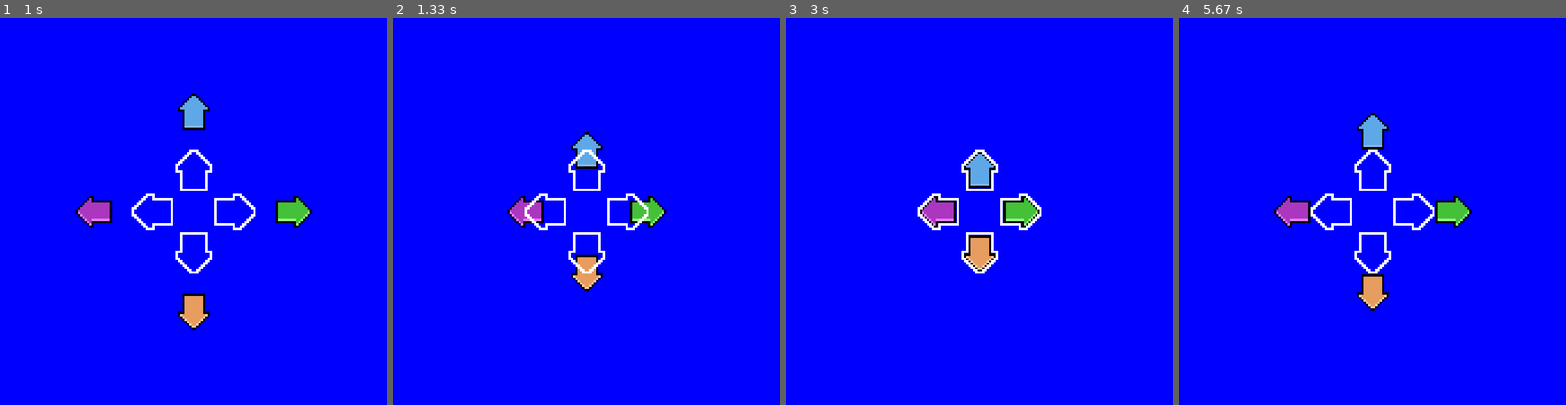
Above: before the commit, frames 1-4 (left to right).
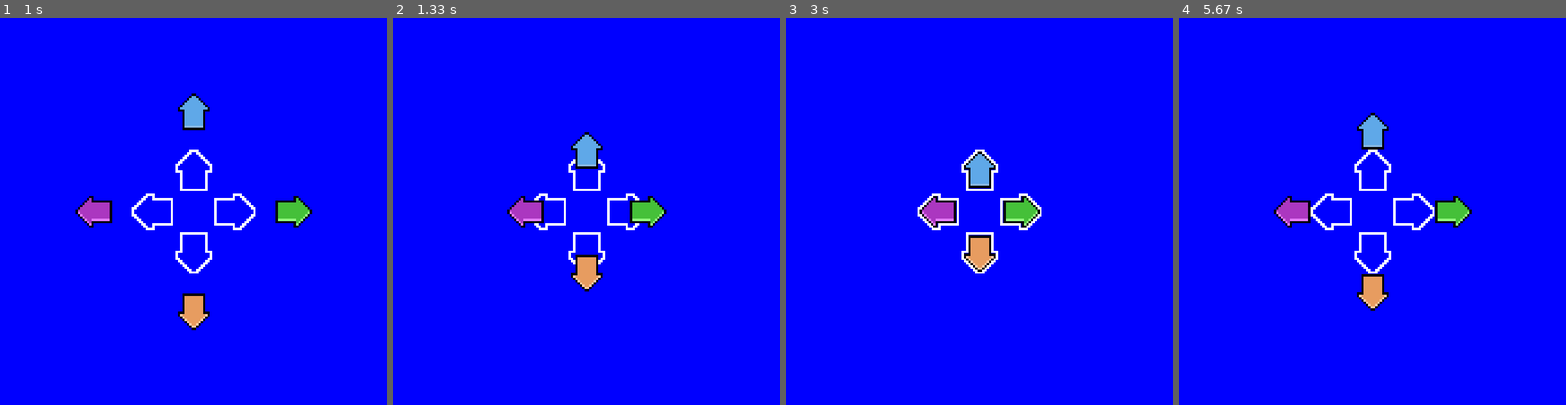
Above: after the commit, the same moments.

Repository: EnzoLuidge/PyGame
Game: pygame game, started from Jogo.py
Same seed, same stepped clock (60 frames per second), same inputs: the game is played once before the commit and once after it.
Inputs:
- Up to frame 1 (1 s): no input
- Up to frame 2 (1.33 s): no input
- Up to frame 3 (3 s): no input
- Up to frame 4 (5.67 s): no input

Frame 1 is identical in both runs. In frame 2, 0.2% of the frame differs, in the area x 34-66%, y 34-66%; in frame 3, less than 0.1%; in frame 4, less than 0.1%.

Commit message:
classe mãe

Diff:
--- a/Jogo.py
+++ b/Jogo.py
@@ -46,6 +46,9 @@
 ##definindo uma classe para cada uma das setas
 class seta_left(pygame.sprite.Sprite):
     def __init__(self):
+        #construtor da classe mãe (Sprite)
+        pygame.sprite.Sprite.__init__(self)
+
         self.image = assets['left']
         self.rect = self.image.get_rect()
         self.rect.x = -button_width
@@ -61,6 +64,9 @@
 
 class seta_up(pygame.sprite.Sprite):
     def __init__(self):
+        #construtor da classe mãe (Sprite)
+        pygame.sprite.Sprite.__init__(self)
+
         self.image = assets['up']
         self.rect = self.image.get_rect()
         self.rect.centerx = WIDTH/2
@@ -76,6 +82,9 @@
 
 class seta_right(pygame.sprite.Sprite):
     def __init__(self):
+        #construtor da classe mãe (Sprite)
+        pygame.sprite.Sprite.__init__(self)
+
         self.image = assets['right']
         self.rect = self.image.get_rect()
         self.rect.x = WIDTH
@@ -91,6 +100,9 @@
 
 class seta_down(pygame.sprite.Sprite):
     def __init__(self):
+        #construtor da classe mãe (Sprite)
+        pygame.sprite.Sprite.__init__(self)
+
         self.image = assets['down']
         self.rect = self.image.get_rect()
         self.rect.centerx = WIDTH/2
@@ -106,6 +118,9 @@
 
 class seta_left_space(pygame.sprite.Sprite):
     def __init__(self):
+        #construtor da classe mãe (Sprite)
+        pygame.sprite.Sprite.__init__(self)
+
         self.image = assets['left_space']
         self.rect = self.image.get_rect()
         self.rect.centerx = WIDTH/2-button_width
@@ -113,6 +128,9 @@
 
 class seta_up_space(pygame.sprite.Sprite):
     def __init__(self):
+        #construtor da classe mãe (Sprite)
+        pygame.sprite.Sprite.__init__(self)
+
         self.image = assets['up_space']
         self.rect = self.image.get_rect()
         self.rect.centerx = WIDTH/2
@@ -120,6 +138,9 @@
 
 class seta_down_space(pygame.sprite.Sprite):
     def __init__(self):
+        #construtor da classe mãe (Sprite)
+        pygame.sprite.Sprite.__init__(self)
+
         self.image = assets['down_space']
         self.rect = self.image.get_rect()
         self.rect.centerx = WIDTH/2
@@ -127,6 +148,9 @@
 
 class seta_right_space(pygame.sprite.Sprite):
     def __init__(self):
+        #construtor da classe mãe (Sprite)
+        pygame.sprite.Sprite.__init__(self)
+
         self.image = assets['right_space']
         self.rect = self.image.get_rect()
         self.rect.centerx = WIDTH/2+button_width
@@ -170,20 +194,18 @@
 
     window.fill((0, 0, 255))
 
+    ##mostrando a imagem das setas vazias
+    window.blit(setaleftspace.image, setaleftspace.rect)
+    window.blit(setaupspace.image,setaupspace.rect)
+    window.blit(setadownspace.image,setadownspace.rect)
+    window.blit(setarightspace.image, setarightspace.rect)
+
     ##mostrando a imagem das setas
     window.blit(setaleft.image, setaleft.rect)
     window.blit(setaup.image,setaup.rect)
     window.blit(setaright.image,setaright.rect)
     window.blit(setadown.image,setadown.rect)
 
-    ##mostrando a imagem das setas vazias
-    window.blit(setaleftspace.image, setaleftspace.rect)
-    window.blit(setaupspace.image,setaupspace.rect)
-    window.blit(setadownspace.image,setadownspace.rect)
-    window.blit(setarightspace.image, setarightspace.rect)
-
-
-
     #window.blit(right_img_small, (button_x,button_y))
     pygame.display.update()
 pygame.quit()
